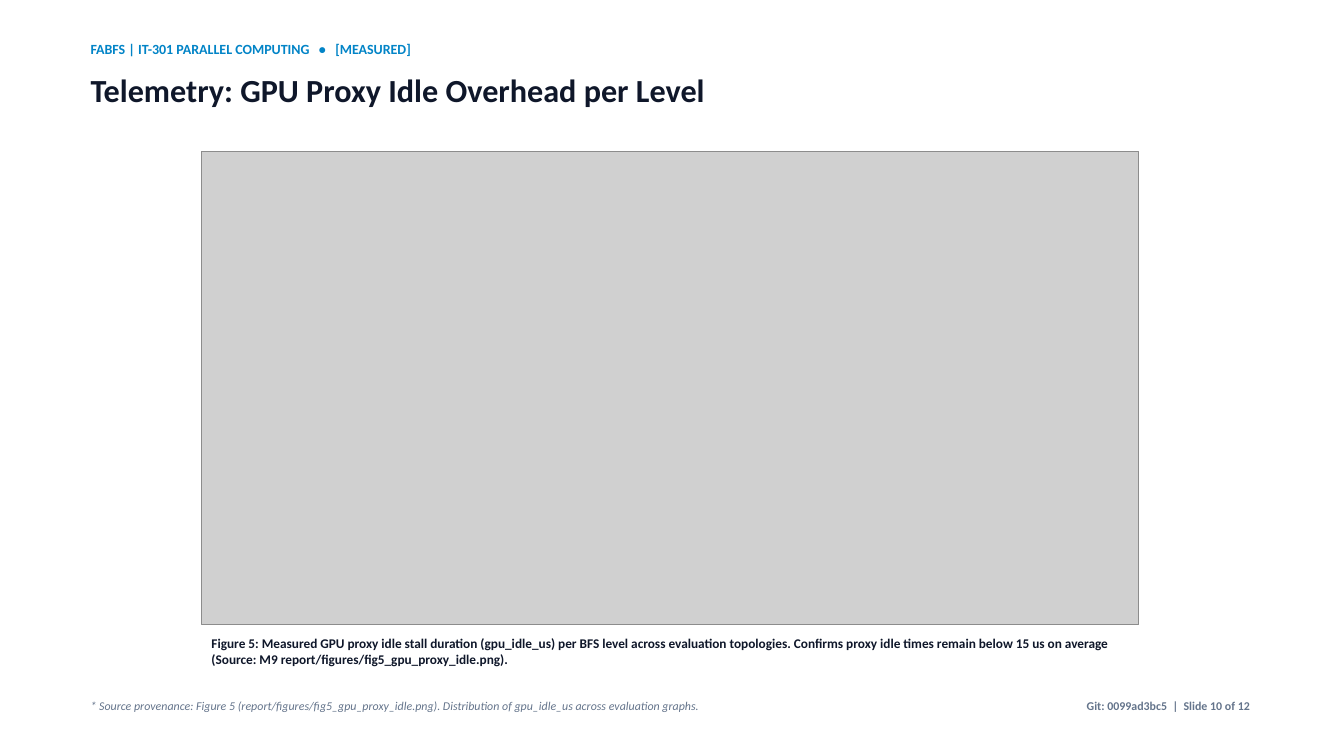
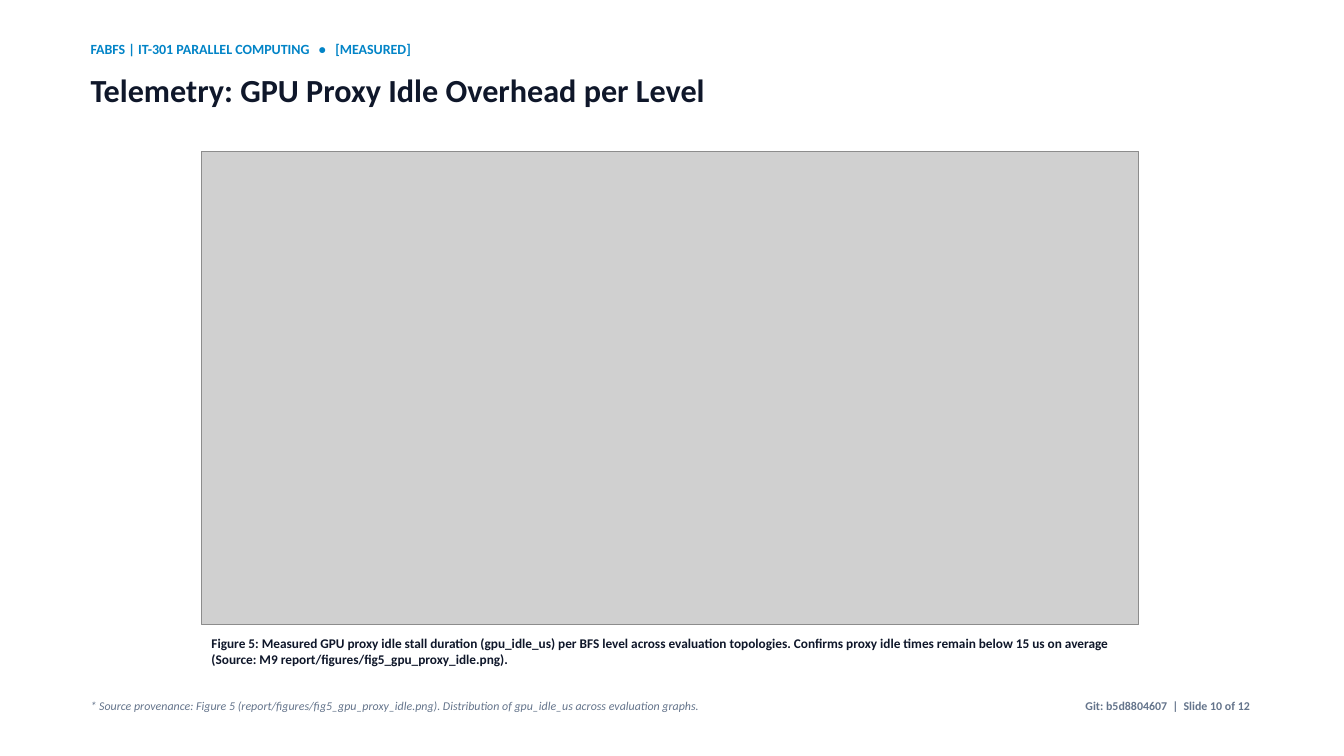
Before and after one commit to rniszn/parallel-computing-FABFS, a slide deck: slide 10 of presentation/FABFS.pptx. Drawn at 1344x756 pixels with LibreOffice and Linux fonts; fonts in the diff are those of the drawing; grey boxes stand for pictures. Boxes give left, top, right and bottom in pixels: in the first picture for what was removed or moved away, otherwise in the second. Text is boxed around its words. In the diff, an @@ line names an element or a change of style, - is before the commit and + after.

```diff
--- a/presentation/FABFS.pptx
+++ b/presentation/FABFS.pptx
@@ text at bbox=[1085, 701, 1250, 710]: text changed @@
-Git: 0099ad3bc5 | Slide 10 of 12
+Git: b5d8804607 | Slide 10 of 12
```
Also in this commit, not shown: 11 other slides changed, 45 other files.
